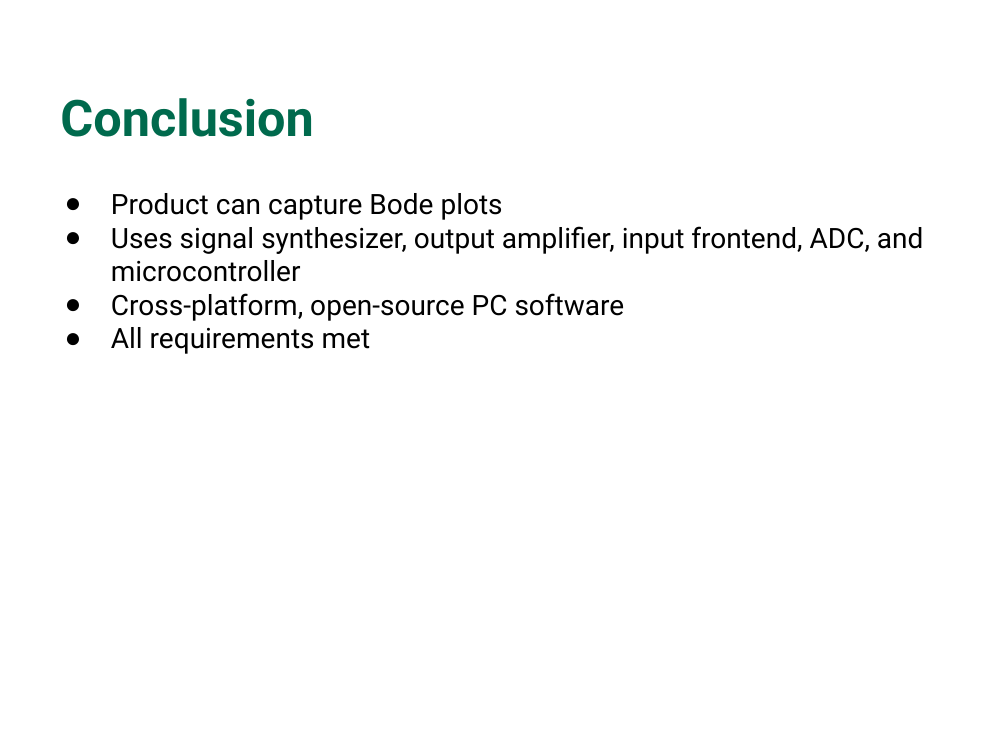
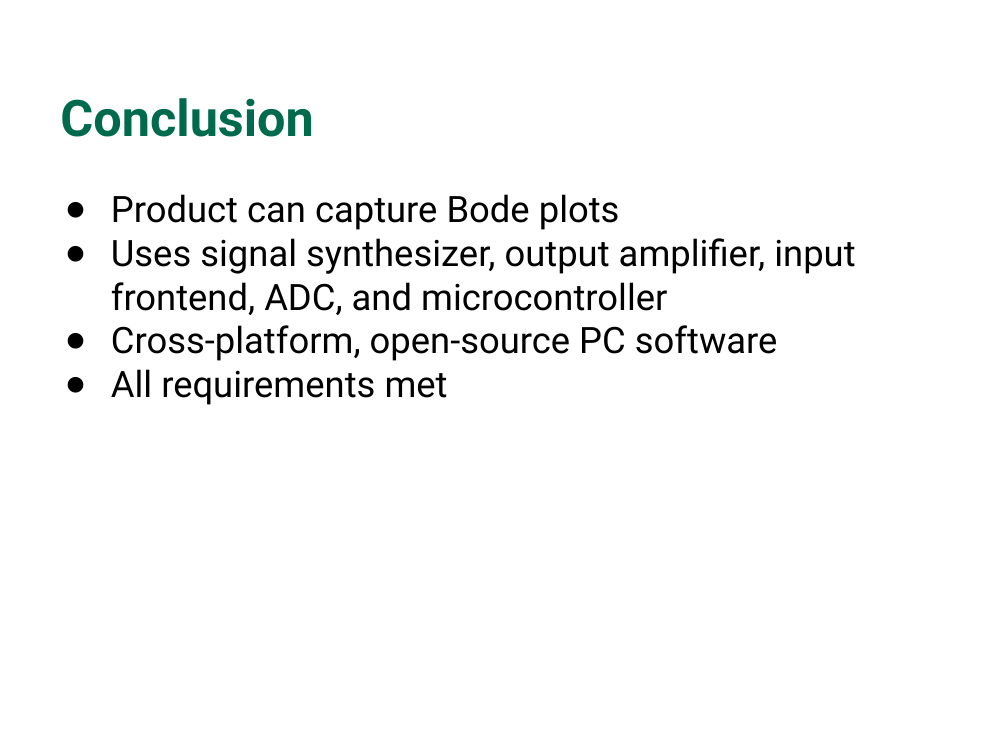
Before and after one commit to WCP52/docs, a slide deck: slide 20 of official/pres/Presentation.odp. Drawn at 1008x756 pixels with LibreOffice and Linux fonts; fonts in the diff are those of the drawing; background and template pictures are left out. Boxes give left, top, right and bottom in pixels: in the first picture for what was removed or moved away, otherwise in the second. Text is boxed around its words. In the diff, an @@ line names an element or a change of style, - is before the commit and + after.

```diff
--- a/official/pres/Presentation.odp
+++ b/official/pres/Presentation.odp
@@ text "Product can capture Bode plots" at (111, 194, 855, 405): size 20 to 26 pt @@
```
Also in this commit, not shown: 6 other slides changed.
